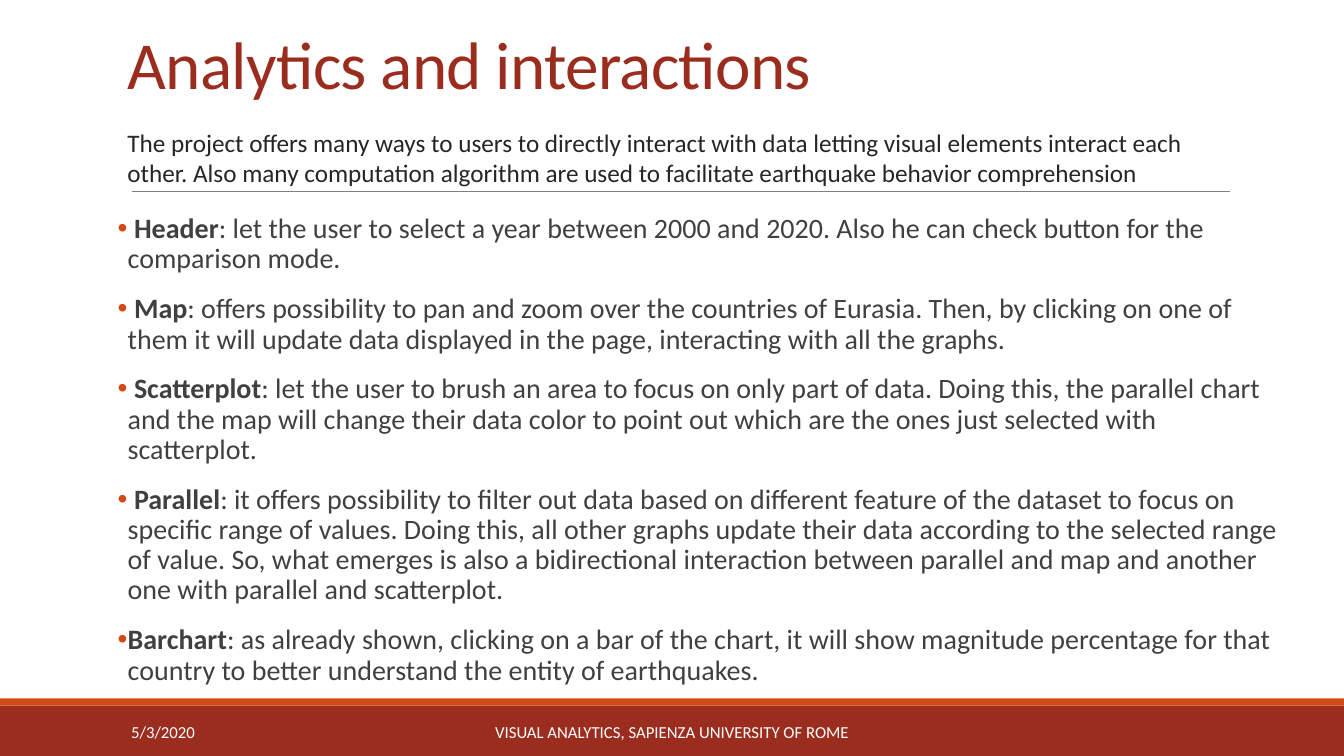
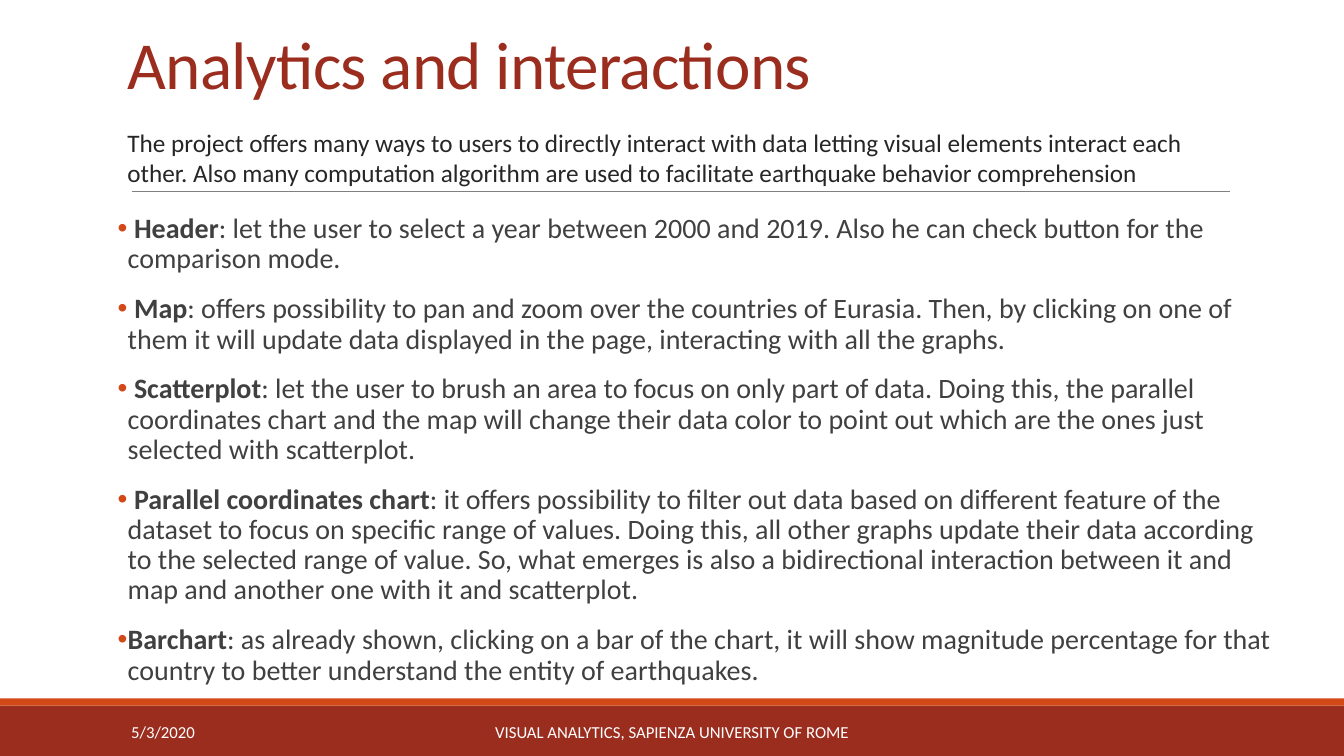
Before and after one commit to michaelcapponi/EarthquakesVA, a slide deck: slide 10 of docs/slides.pptx. Drawn at 1344x756 pixels with LibreOffice and Linux fonts; fonts in the diff are those of the drawing. Boxes give left, top, right and bottom in pixels: in the first picture for what was removed or moved away, otherwise in the second. Text is boxed around its words. In the diff, an @@ line names an element or a change of style, - is before the commit and + after.

```diff
--- a/docs/slides.pptx
+++ b/docs/slides.pptx
@@ text at (128,218,1203,273): text changed @@
-• Header: let the user to select a year between 2000 and 2020. Also he can check button for the comparison mode.
+• Header: let the user to select a year between 2000 and 2019. Also he can check button for the comparison mode.
@@ text at (128,378,1253,604): text changed @@
-• Scatterplot: let the user to brush an area to focus on only part of data. Doing this, the parallel chart and the map will change their data color to point out which are the ones just selected with scatterplot.
-• Parallel: it offers possibility to filter out data based on different feature of the dataset to focus on specific range of values. Doing this, all other graphs update their data according to the selected range of value. So, what emerges is also a bidirectional interaction between parallel and map and another one with parallel and scatterplot.
+• Scatterplot: let the user to brush an area to focus on only part of data. Doing this, the parallel coordinates chart and the map will change their data color to point out which are the ones just selected with scatterplot.
+• Parallel coordinates chart: it offers possibility to filter out data based on different feature of the dataset to focus on specific range of values. Doing this, all other graphs update their data according to the selected range of value. So, what emerges is also a bidirectional interaction between it and map and another one with it and scatterplot.
```
Also in this commit, not shown: 8 other slides changed, 2 other files.
